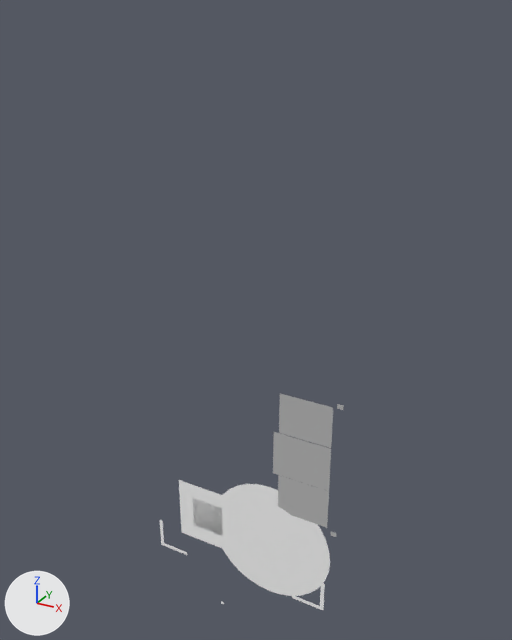
What one commit did to the FBX model Assets/Models/UI_Thumbsticks.fbx.
One viewpoint serves both versions: a 50 mm camera at (0.0077, -0.01297, 0.01428) aimed at (0.00036, 0.00038, 0.00761). The axes (+X, +Y, +Z) are drawn at lower left. The lights are the same throughout. Where no turn or scale is listed for an object, it has been applied to the vertices.

The first picture shows 'LeftAnchor', 'RightActiveRing', 'RightAnchor', 'RightProgressRing', 'RightThumb', 'Slot1', 'Slot2', 'Slot3'.
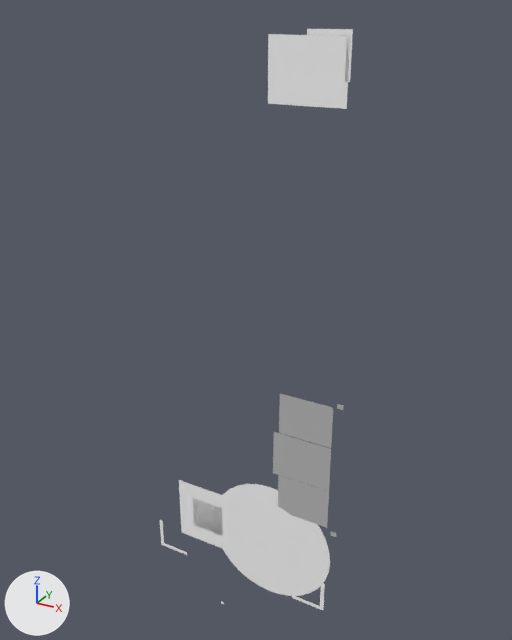
Pixel boxes (x1, y1, x2, y2) of what changed, in the pictures (512 x 640 px):
'Cash', added: after (268, 34, 350, 109)
'UpperRight', added: after (307, 29, 353, 82)

What changed in the scene script:
```text
Add mat_mat_uiinventory:
    mat_mat_uiinventory = principled_material('Mat_UIInventory')
    mat_mat_uiinventory.base_color = (1.0, 1.0, 1.0)  # white #ffffff
Add me_mesh_014:
    me_mesh_014.from_pydata([(0.00001, 0.0, 0.00066), (0.00001, 0.0, -0.00062), (-0.00167, 0.0, -0.00062), (-0.00167, 0.0, 0.00066)], [], [(2, 1, 0, 3)])
    me_mesh_014.materials.append(mat_mat_uiinventory)  # white #ffffff
Add me_mesh_013:
    me_mesh_013.from_pydata([(-0.0001, 0.0, -0.0009), (-0.0009, 0.0, -0.000099), (-0.0001, 0.0, -0.000099), (-0.0009, 0.0, 0.000006), (-0.0001, 0.0, 0.000006), (0.000006, 0.0, -0.0009), (0.000006, 0.0, -0.000099), (0.000006, 0.0, 0.000006)], [], [(5, 6, 2, 0), (2, 4, 3, 1), (2, 7, 4), (7, 2, 6)])
    me_mesh_013.materials.append(mat_mat_uielements)  # white #ffffff
Add ob_cash:
    ob_cash = bpy.data.objects.new('Cash', me_mesh_014)
    ob_cash.location = (0.00251, 0.0, 0.01317)
Add ob_upperright:
    ob_upperright = bpy.data.objects.new('UpperRight', me_mesh_013)
    ob_upperright.location = (0.00255, 0.0, 0.01393)
```
